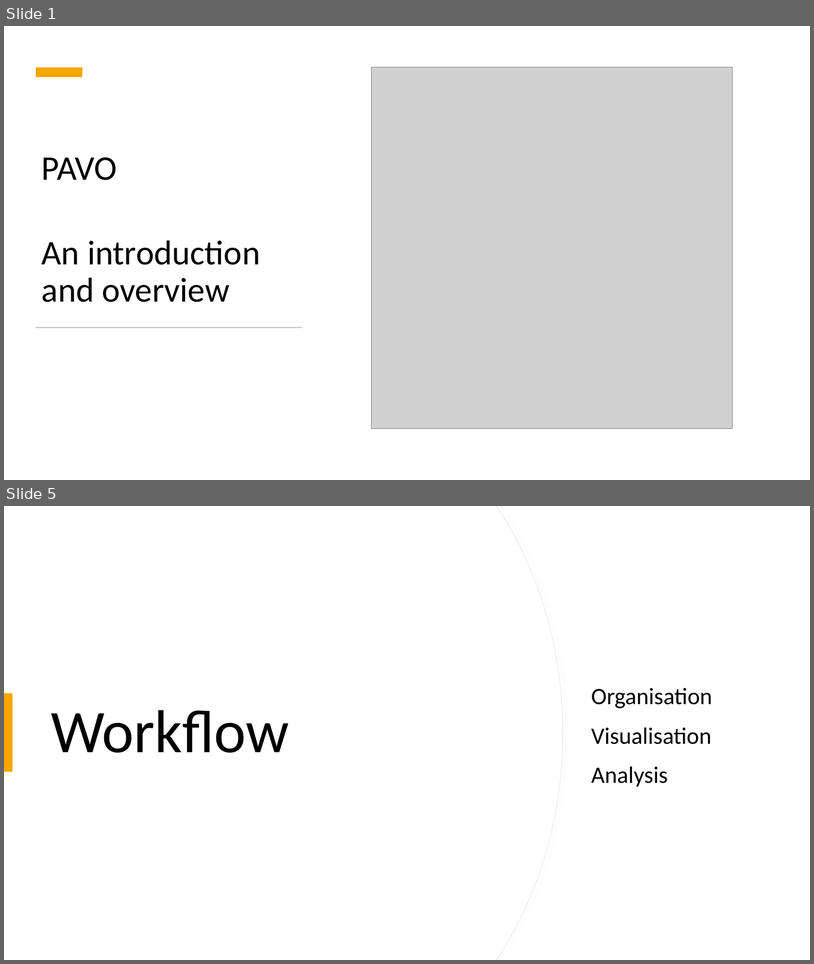
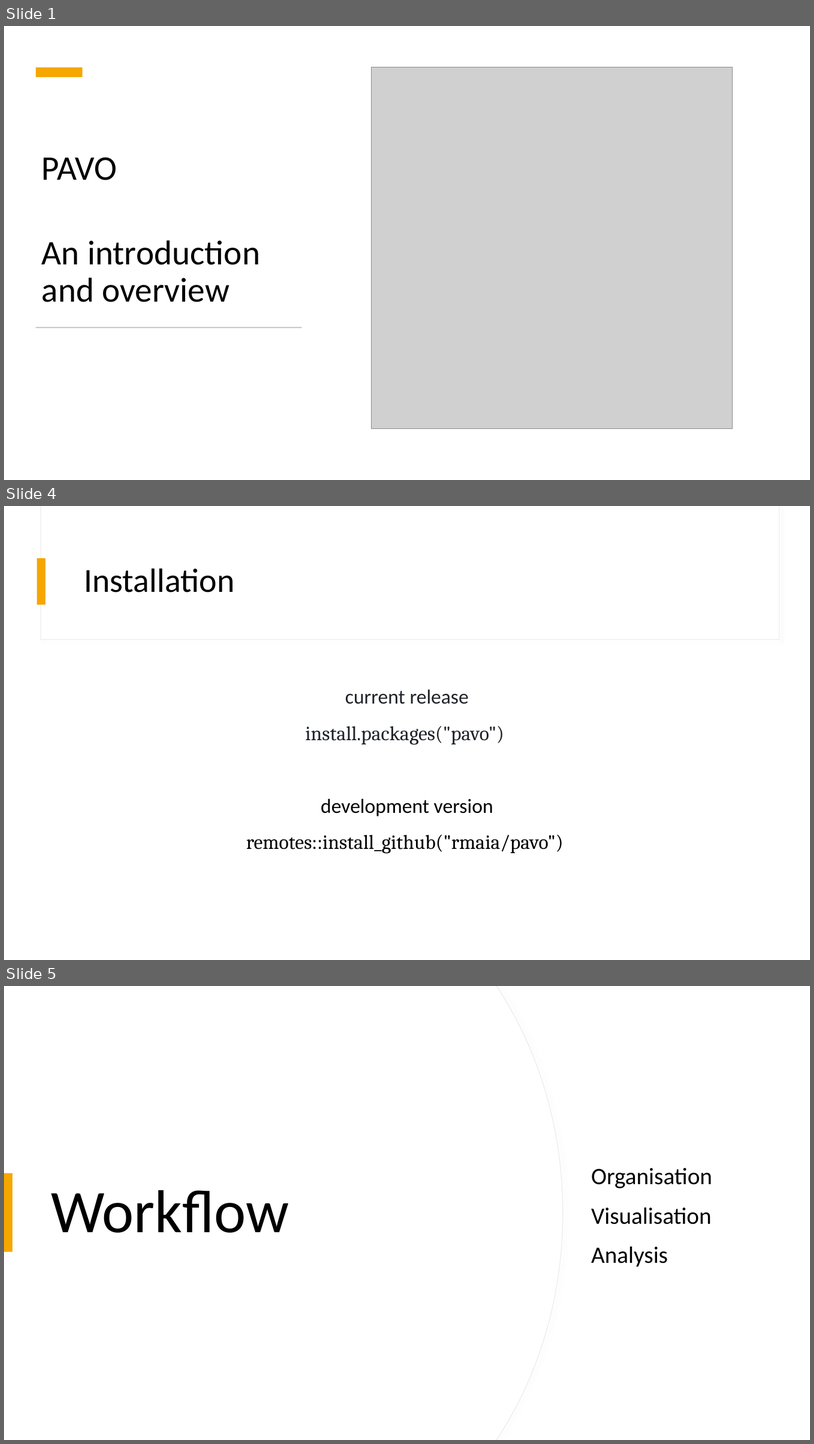
Before and after one commit to thomased/pavo_workshop, a slide deck: slides/intro_pavo.pptx. Shown one above the other, each under a label of ours: slides 1 and 5 before the commit, slides 1, 4 and 5 after it; the slides between them are not shown. The pictures are 814x964 and 814x1444 pixels, drawn with LibreOffice and Linux fonts; fonts in the diff are those of the drawing; grey boxes stand for pictures. Boxes give left, top, right and bottom in pixels: in the first picture for what was removed or moved away, otherwise in the second. Text is boxed around its words. In the diff, an @@ line names an element or a change of style, - is before the commit and + after.

```diff
--- a/slides/intro_pavo.pptx
+++ b/slides/intro_pavo.pptx
@@ slide 4 added at <box>4,506,810,960</box>, background #FFFFFF; not listed: 2 template elements that a slide beside it also shows @@
@@ rectangle added at <box>37,558,46,604</box>, fill #F5A700 @@
@@ title added at <box>84,568,234,592</box>, 40 pt, text #000000 @@
+Installation
@@ text added at <box>246,689,564,853</box>, 24 pt, text #000000 @@
+current release
+install.packages("pavo")
+development version
+remotes::install_github("rmaia/pavo")
```
Also in this commit, not shown: 6 slides changed, 6 other slides added, 2 slides removed, 2 other files.
